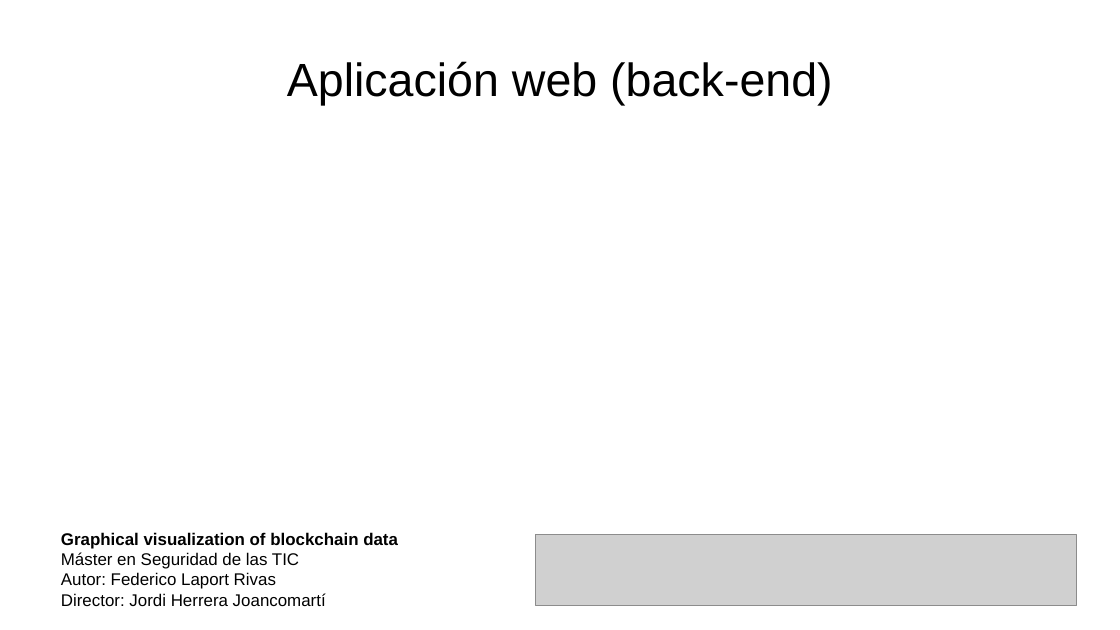
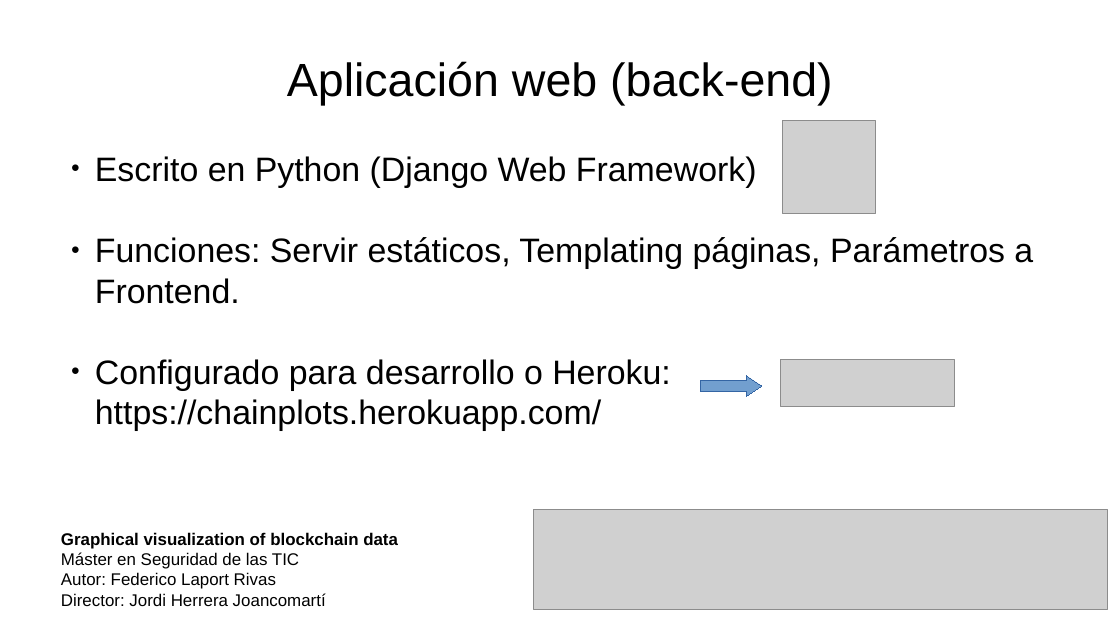
Before and after one commit to acrowise/chainplots, a slide deck: slide 13 of tfm_presentacion.odp (slide 10 before the commit). Drawn at 1120x630 pixels with LibreOffice and Linux fonts; fonts in the diff are those of the drawing; grey boxes stand for pictures. Boxes give left, top, right and bottom in pixels: in the first picture for what was removed or moved away, otherwise in the second. Text is boxed around its words. In the diff, an @@ line names an element or a change of style, - is before the commit and + after.

```diff
--- a/tfm_presentacion.odp
+++ b/tfm_presentacion.odp
@@ picture added at [783, 120, 875, 213] @@
@@ text added at [95, 156, 1033, 431], 24 pt, text #000000 @@
+● Escrito en Python (Django Web Framework)
+● Funciones: Servir estáticos, Templating páginas, Parámetros a Frontend.
+● Configurado para desarrollo o Heroku: https://chainplots.herokuapp.com/
@@ right arrow added at [701, 376, 762, 396], fill #729FCF, outline #3465A4 0 pt @@
@@ picture added at [781, 360, 955, 407] @@
@@ picture: place and size @@
-picture at [536, 536, 1077, 607]
+picture at [534, 510, 1108, 610]
```
Also in this commit, not shown: 14 other slides changed, 2 slides added, 1 other file.
